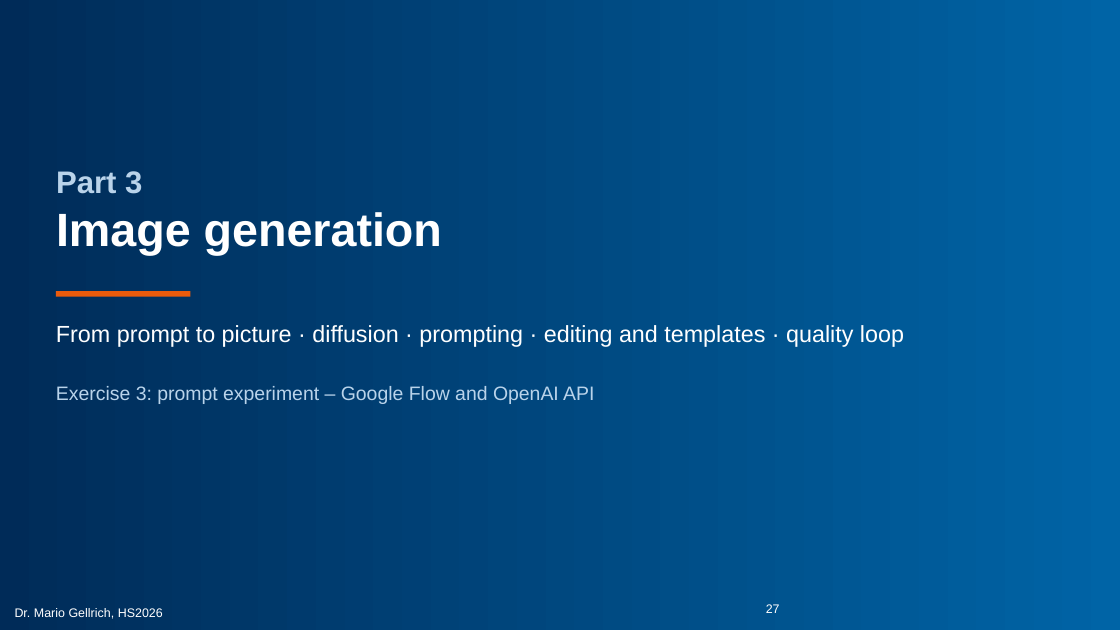
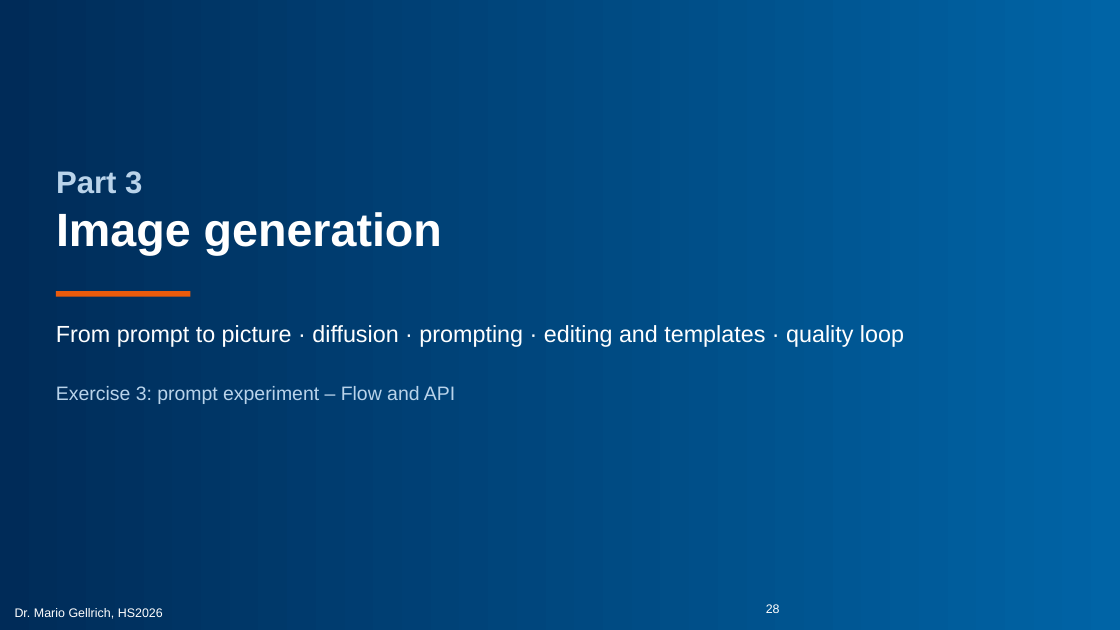
Before and after one commit to mario-gellrich-zhaw/multimodal_extraction_generation, a slide deck: slide 28 of slides/Slides_MSC_Data_Science_Week_13_EN_barrierefrei.pptx (slide 27 before the commit). Drawn at 1120x630 pixels with LibreOffice and Linux fonts; fonts in the diff are those of the drawing; background and template pictures are left out. Boxes give left, top, right and bottom in pixels: in the first picture for what was removed or moved away, otherwise in the second. Text is boxed around its words. In the diff, an @@ line names an element or a change of style, - is before the commit and + after.

```diff
--- a/slides/Slides_MSC_Data_Science_Week_13_EN_barrierefrei.pptx
+++ b/slides/Slides_MSC_Data_Science_Week_13_EN_barrierefrei.pptx
@@ text at [56,386,455,404]: text changed @@
-Exercise 3: prompt experiment – Google Flow and OpenAI API
+Exercise 3: prompt experiment – Flow and API
@@ text at [766,604,780,613]: text changed @@
-27
+28
```
Also in this commit, not shown: 56 other slides changed, 1 slide added, 11 other files.
